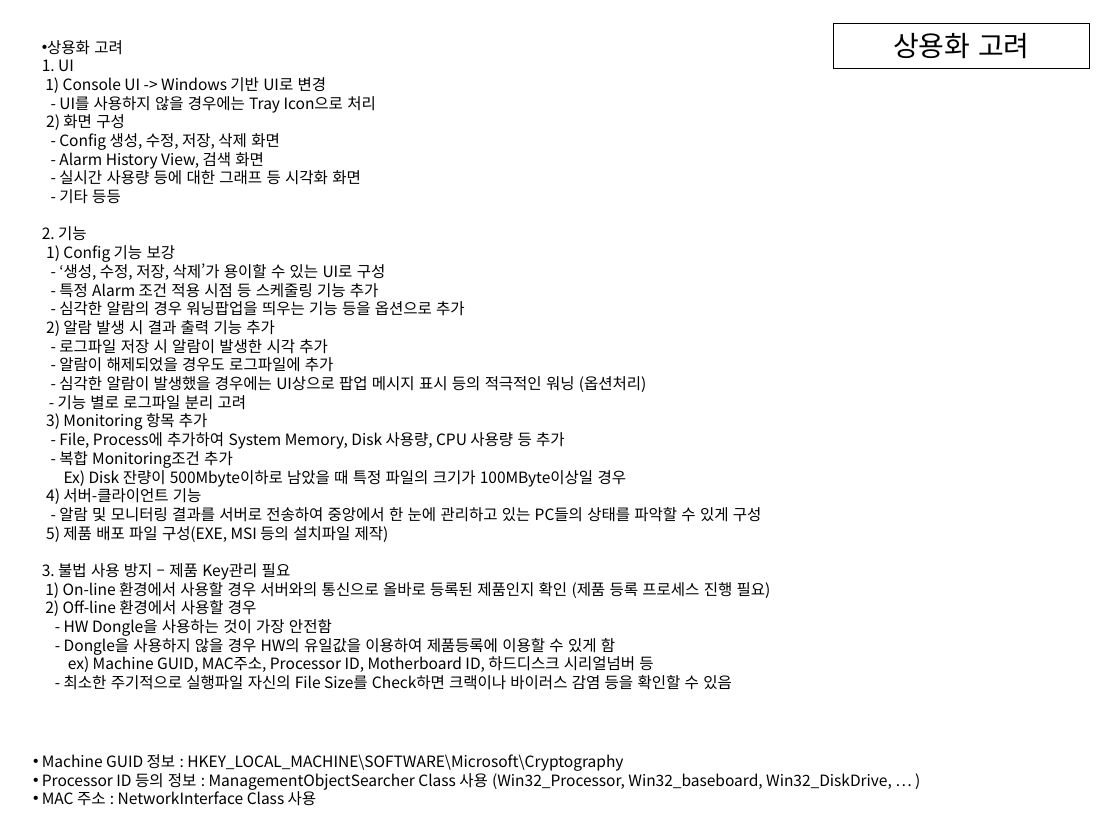
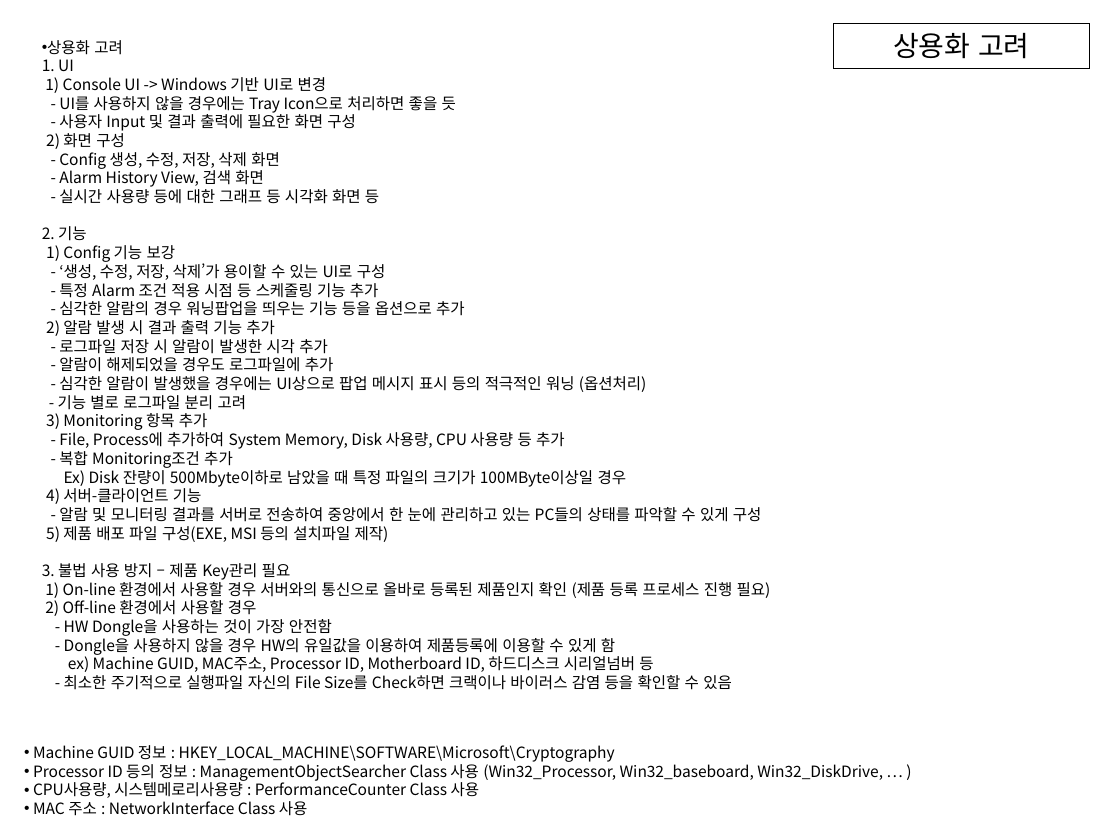
Before and after one commit to ambidext/CS_ConsoleGit, a slide deck: slide 17 of Monitoring/fc.pptx (slide 13 before the commit). Drawn at 1120x840 pixels with LibreOffice and Linux fonts; fonts in the diff are those of the drawing. Boxes give left, top, right and bottom in pixels: in the first picture for what was removed or moved away, otherwise in the second. Text is boxed around its words. In the diff, an @@ line names an element or a change of style, - is before the commit and + after.

```diff
--- a/Monitoring/fc.pptx
+++ b/Monitoring/fc.pptx
@@ text at (42, 40, 762, 542): text changed @@
-• 상용화 고려
-  1. UI
-  1) Console UI -> Windows 기반 UI로 변경
-  - UI를 사용하지 않을 경우에는 Tray Icon으로 처리
-  2) 화면 구성
-  - Config 생성, 수정, 저장, 삭제 화면
-  - Alarm History View, 검색 화면
-  - 실시간 사용량 등에 대한 그래프 등 시각화 화면
-  - 기타 등등
-  2. 기능
-  1) Config 기능 보강
-  - ‘생성, 수정, 저장, 삭제’가 용이할 수 있는 UI로 구성
-  - 특정 Alarm 조건 적용 시점 등 스케줄링 기능 추가
-  - 심각한 알람의 경우 워닝팝업을 띄우는 기능 등을 옵션으로 추가
-  2) 알람 발생 시 결과 출력 기능 추가
-  - 로그파일 저장 시 알람이 발생한 시각 추가
-  - 알람이 해제되었을 경우도 로그파일에 추가
-  - 심각한 알람이 발생했을 경우에는 UI상으로 팝업 메시지 표시 등의 적극적인 워닝 (옵션처리)
-  - 기능 별로 로그파일 분리 고려
-  3) Monitoring 항목 추가
-  - File, Process에 추가하여 System Memory, Disk 사용량, CPU 사용량 등 추가
-  - 복합 Monitoring조건 추가
-  Ex) Disk 잔량이 500Mbyte이하로 남았을 때 특정 파일의 크기가 100MByte이상일 경우
-  4) 서버-클라이언트 기능
-  - 알람 및 모니터링 결과를 서버로 전송하여 중앙에서 한 눈에 관리하고 있는 PC들의 상태를 파악할 수 있게 구성
-  5) 제품 배포 파일 구성(EXE, MSI 등의 설치파일 제작)
+• 상용화 고려
+  1. UI
+  1) Console UI -> Windows 기반 UI로 변경
+  - UI를 사용하지 않을 경우에는 Tray Icon으로 처리하면 좋을 듯
+  - 사용자 Input 및 결과 출력에 필요한 화면 구성
+  2) 화면 구성
+  - Config 생성, 수정, 저장, 삭제 화면
+  - Alarm History View, 검색 화면
+  - 실시간 사용량 등에 대한 그래프 등 시각화 화면 등
+  2. 기능
+  1) Config 기능 보강
+  - ‘생성, 수정, 저장, 삭제’가 용이할 수 있는 UI로 구성
+  - 특정 Alarm 조건 적용 시점 등 스케줄링 기능 추가
+  - 심각한 알람의 경우 워닝팝업을 띄우는 기능 등을 옵션으로 추가
+  2) 알람 발생 시 결과 출력 기능 추가
+  - 로그파일 저장 시 알람이 발생한 시각 추가
+  - 알람이 해제되었을 경우도 로그파일에 추가
+  - 심각한 알람이 발생했을 경우에는 UI상으로 팝업 메시지 표시 등의 적극적인 워닝 (옵션처리)
+  - 기능 별로 로그파일 분리 고려
+  3) Monitoring 항목 추가
+  - File, Process에 추가하여 System Memory, Disk 사용량, CPU 사용량 등 추가
+  - 복합 Monitoring조건 추가
+  Ex) Disk 잔량이 500Mbyte이하로 남았을 때 특정 파일의 크기가 100MByte이상일 경우
+  4) 서버-클라이언트 기능
+  - 알람 및 모니터링 결과를 서버로 전송하여 중앙에서 한 눈에 관리하고 있는 PC들의 상태를 파악할 수 있게 구성
+  5) 제품 배포 파일 구성(EXE, MSI 등의 설치파일 제작)
@@ text "Machine GUID 정보 : HKEY_LOCAL_MACHINE\SOFTWARE\Microsoft\Cryp ...": place and size @@
-text "Machine GUID 정보 : HKEY_LOCAL_MACHINE\SOFTWARE\Microsoft\Cryp ..." at (42, 754, 892, 806)
+text "Machine GUID 정보 : HKEY_LOCAL_MACHINE\SOFTWARE\Microsoft\Cryp ..." at (33, 745, 883, 816)
@@ text at (33, 780, 480, 798): paragraph added @@
+• CPU사용량, 시스템메로리사용량 : PerformanceCounter Class 사용
```
Also in this commit, not shown: 4 other slides changed, 3 slides added, 1 slide removed, 6 other files.
